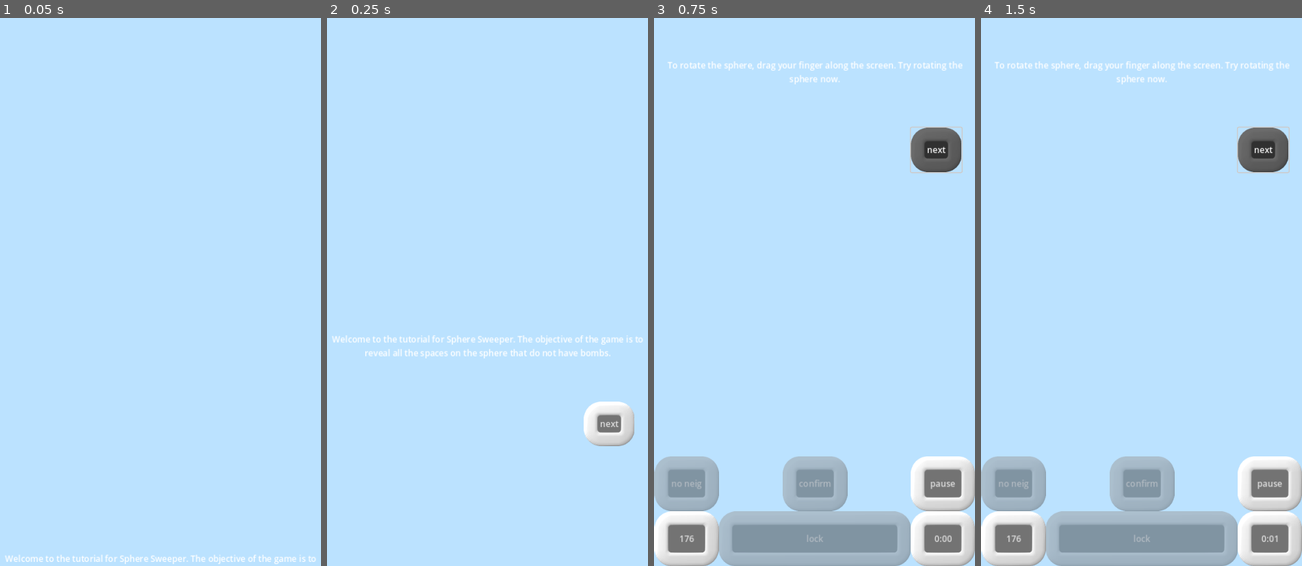
Above: before the commit, frames 1-4 (left to right).
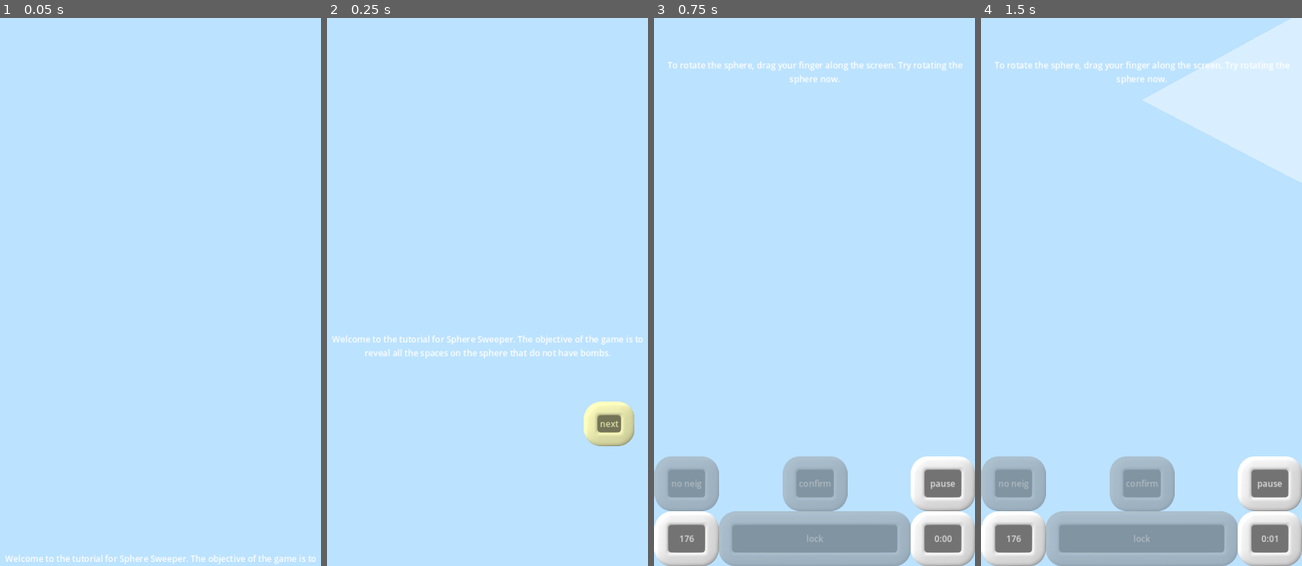
Above: after the commit, the same moments.

Repository: WalynC/sphereSweeperGodot
Game: Godot game, scene res://mainScenes/tutorial.tscn
Same seed, same stepped clock (60 frames per second), same inputs: the game is played once before the commit and once after it. This scene is started directly instead of the project's main scene. Sound files missing from this copy of the repository are replaced by a short silence.
Inputs (mouse positions are in pixels of both pictures, inside the frame that each line leads up to):
- Up to frame 1 (0.05 s): no input
- Up to frame 2 (0.25 s): no input
- Up to frame 3 (0.75 s): click "next" at 0.5 s
- Up to frame 4 (1.5 s): click (1263, 149) at 1.25 s, where only the run before the commit has a clickable "next"

Frame 1 is identical in both runs. In frame 2, 1.1% of the frame differs, in the area x 79-96%, y 70-79%; in frame 3, 1.3%; in frame 4, 7.8%, in the area x 50-100%, y 0-31%.

Commit message:
Adds glow effect to dialogue button, and hides it when not on a dialogue step

Diff:
--- a/mainScenes/tutorial.tscn
+++ b/mainScenes/tutorial.tscn
@@ -68,6 +68,28 @@
 shader = ExtResource("12_dvn5q")
 shader_parameter/lod = 5.0
 
+[sub_resource type="Animation" id="Animation_j3iip"]
+resource_name = "glow"
+length = 2.0
+loop_mode = 1
+tracks/0/type = "value"
+tracks/0/imported = false
+tracks/0/enabled = true
+tracks/0/path = NodePath(".:self_modulate")
+tracks/0/interp = 1
+tracks/0/loop_wrap = true
+tracks/0/keys = {
+"times": PackedFloat32Array(1, 2),
+"transitions": PackedFloat32Array(1, 1),
+"update": 0,
+"values": [Color(1, 1, 0, 1), Color(1, 1, 1, 1)]
+}
+
+[sub_resource type="AnimationLibrary" id="AnimationLibrary_amicg"]
+_data = {
+"glow": SubResource("Animation_j3iip")
+}
+
 [sub_resource type="FontVariation" id="FontVariation_rljuc"]
 variation_embolden = 0.66
 spacing_glyph = 2
@@ -216,6 +238,7 @@
 autowrap_mode = 2
 
 [node name="Button" type="Button" parent="ControlRoot/game_ui/tutorialBox"]
+self_modulate = Color(1, 1, 1.49012e-08, 1)
 layout_mode = 1
 anchors_preset = -1
 anchor_left = 0.8
@@ -224,6 +247,12 @@
 anchor_bottom = 0.2
 offset_bottom = 32.0
 text = "next"
+
+[node name="AnimationPlayer" type="AnimationPlayer" parent="ControlRoot/game_ui/tutorialBox/Button"]
+libraries = {
+"": SubResource("AnimationLibrary_amicg")
+}
+autoplay = "glow"
 
 [node name="tutorial_pause_menu" parent="ControlRoot" node_paths=PackedStringArray("gm", "gameUI", "optionsUI") instance=ExtResource("15_kkf3v")]
 layout_mode = 1
--- a/scripts/tutorial/DialogueStep.gd
+++ b/scripts/tutorial/DialogueStep.gd
@@ -2,10 +2,17 @@
 class_name DialogueStep
 
 @export var button:Button
+var anim
 
 func Begin():
+	anim = button.get_node("AnimationPlayer")
 	button.button_up.connect(End)
+	button.show()
+	anim.play("glow")
+
 
 func End():
 	button.button_up.disconnect(End)
+	button.hide()
+	anim.stop()
 	super.End()
Not shown: 1 places in mainScenes/tutorial.tscn that only renumber resources
